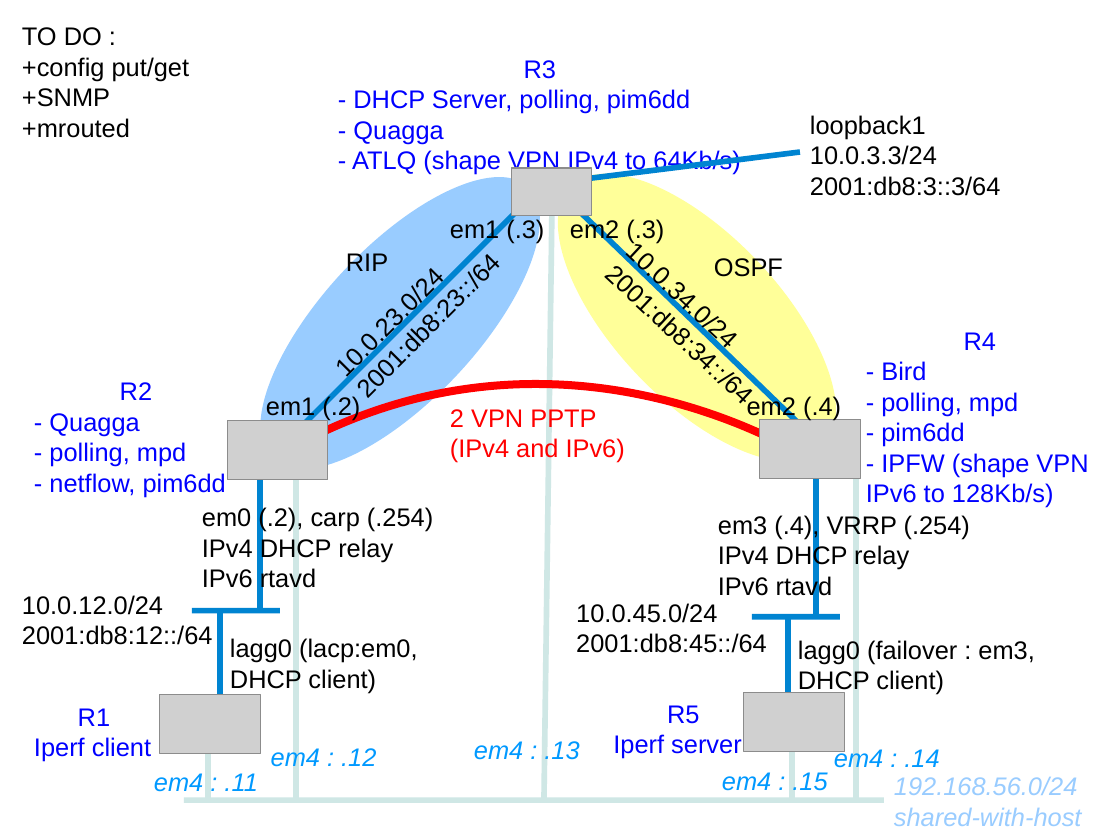
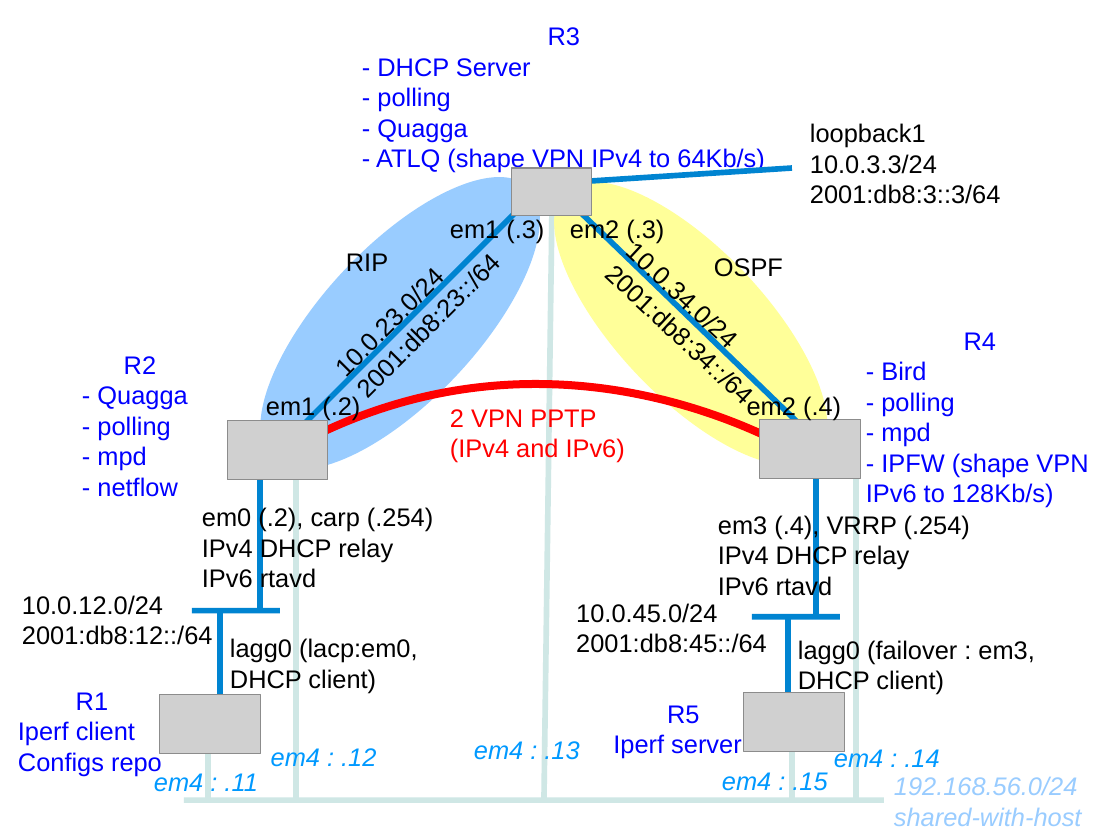
Before and after one commit to wwaites/bsdrp-old, a slide deck: slide 8 of docs/labs.examples.odp. Drawn at 1120x840 pixels with LibreOffice and Linux fonts; fonts in the diff are those of the drawing; grey boxes stand for pictures. Boxes give left, top, right and bottom in pixels: in the first picture for what was removed or moved away, otherwise in the second. Text is boxed around its words. In the diff, an @@ line names an element or a change of style, - is before the commit and + after.

Commit message:
improve config put/get, prevent to modify motd

```diff
--- a/docs/labs.examples.odp
+++ b/docs/labs.examples.odp
@@ text removed at [22, 27, 190, 138] @@
-TO DO :
-+config put/get
-+SNMP
-+mrouted
@@ text "R3": place and size @@
-text "R3" at [352, 60, 740, 175]
+text "R3" at [376, 27, 764, 173]
@@ text at [377, 58, 531, 112]: text changed @@
-- DHCP Server, polling, pim6dd
+- DHCP Server
+- polling
@@ text "loopback1": place and size @@
-text "loopback1" at [810, 115, 1001, 196]
+text "loopback1" at [810, 123, 1001, 204]
@@ ellipse: place and size @@
-ellipse at [512, 128, 884, 507]
+ellipse at [512, 141, 871, 507]
@@ line moved from (544, 184) - (800, 152) to (544, 184) - (793, 168) @@
@@ text "R2": place and size @@
-text "R2" at [49, 382, 226, 497]
+text "R2" at [97, 356, 187, 497]
@@ text at [97, 416, 177, 497]: text changed @@
-- polling, mpd
-- netflow, pim6dd
+- polling
+- mpd
+- netflow
@@ text at [881, 392, 954, 447]: text changed @@
-- polling, mpd
-- pim6dd
+- polling
+- mpd
@@ text "R1": place and size @@
-text "R1" at [34, 708, 151, 762]
+text "R1" at [18, 692, 162, 776]
@@ text at [18, 750, 162, 776]: paragraph added @@
+Configs repo
```
Also in this commit, not shown: 4 other files.
